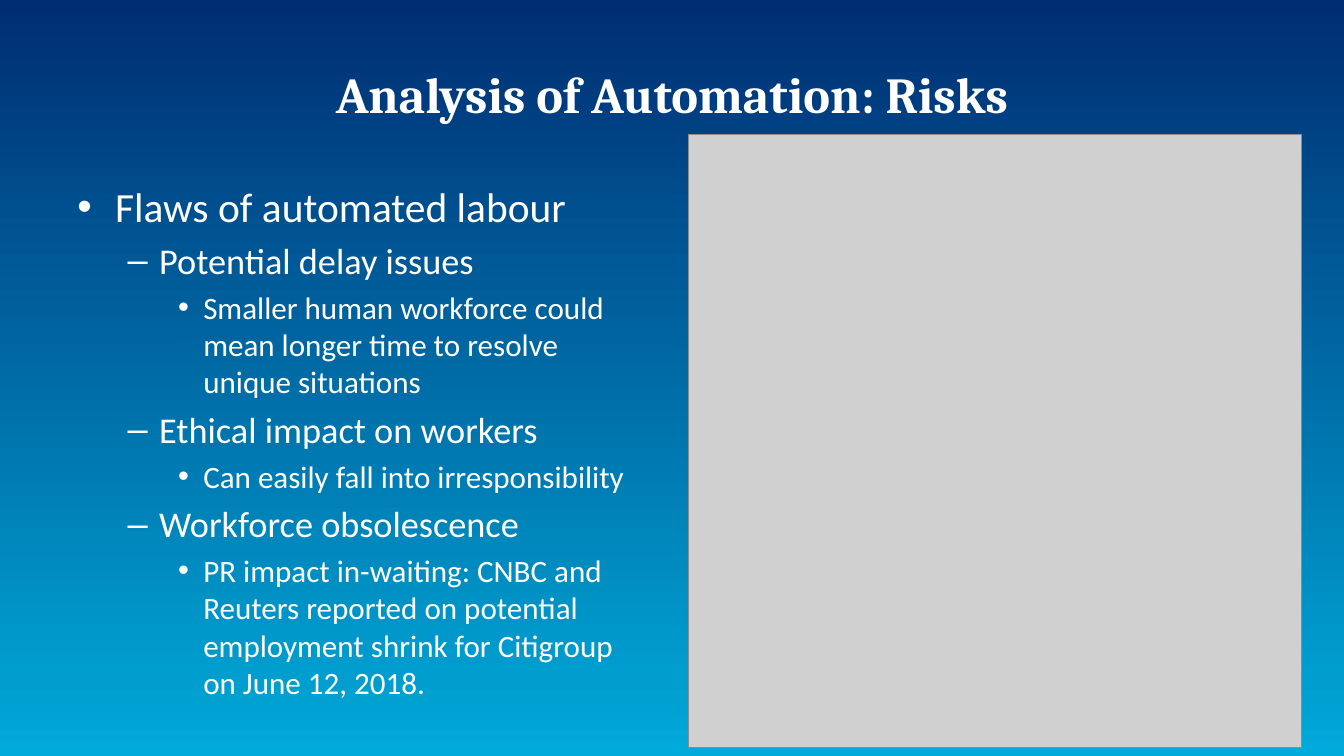
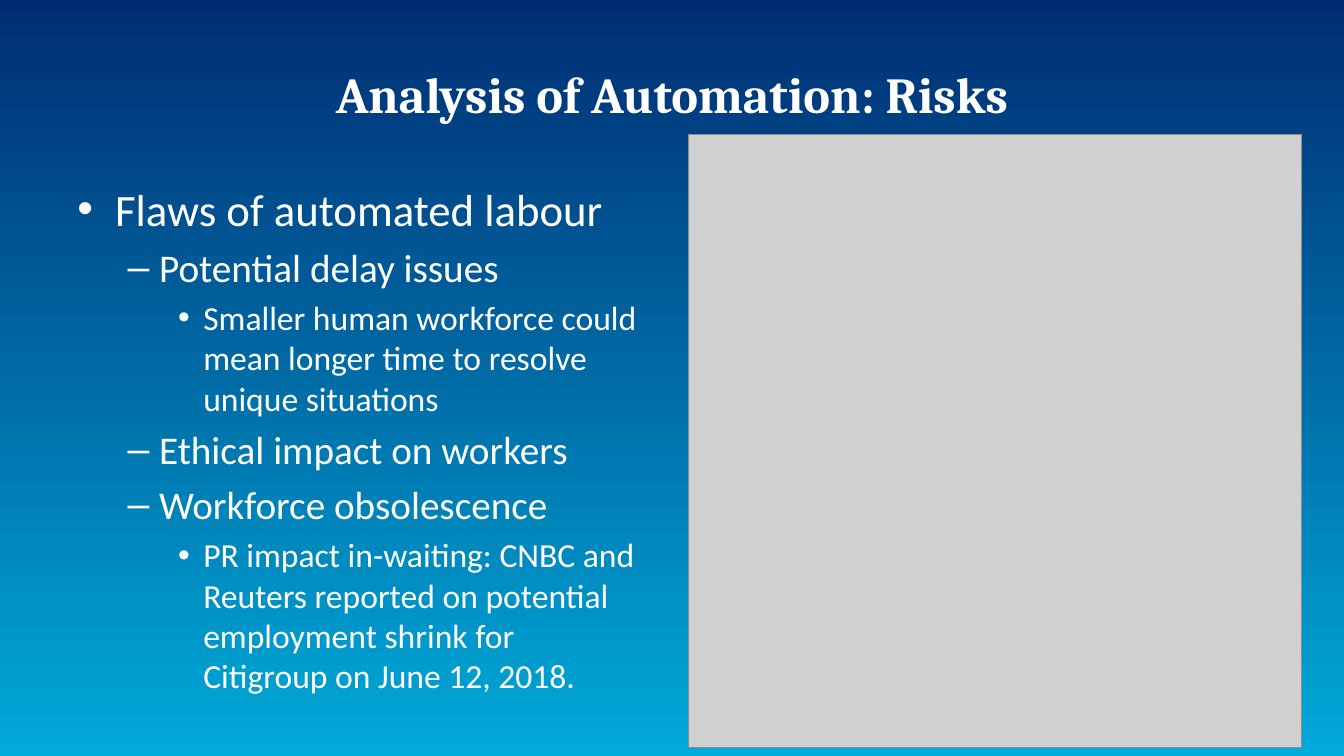
Before and after one commit to AsamiT/selflearn, a slide deck: slide 29 of InternProject.pptx (slide 28 before the commit). Drawn at 1344x756 pixels with LibreOffice and Linux fonts; fonts in the diff are those of the drawing; grey boxes stand for pictures. Boxes give left, top, right and bottom in pixels: in the first picture for what was removed or moved away, otherwise in the second. Text is boxed around its words. In the diff, an @@ line names an element or a change of style, - is before the commit and + after.

```diff
--- a/InternProject.pptx
+++ b/InternProject.pptx
@@ text "Flaws of automated labour" at [115,195,637,694]: size 29.6 to 32 pt in "Flaws of automated labour"; size 25.9 to 28 pt in "Potential delay issues", "Ethical impact on workers", "Workforce obsolescence"; size 22.2 to 24 pt in "Smaller human workforce could mean longer time ...", "PR impact in-waiting: CNBC and Reuters reported ..." @@
@@ text at [203,466,623,493]: paragraph removed @@
-    • Can easily fall into irresponsibility
```
Also in this commit, not shown: 4 other slides changed, 2 slides added, 1 slide removed.
